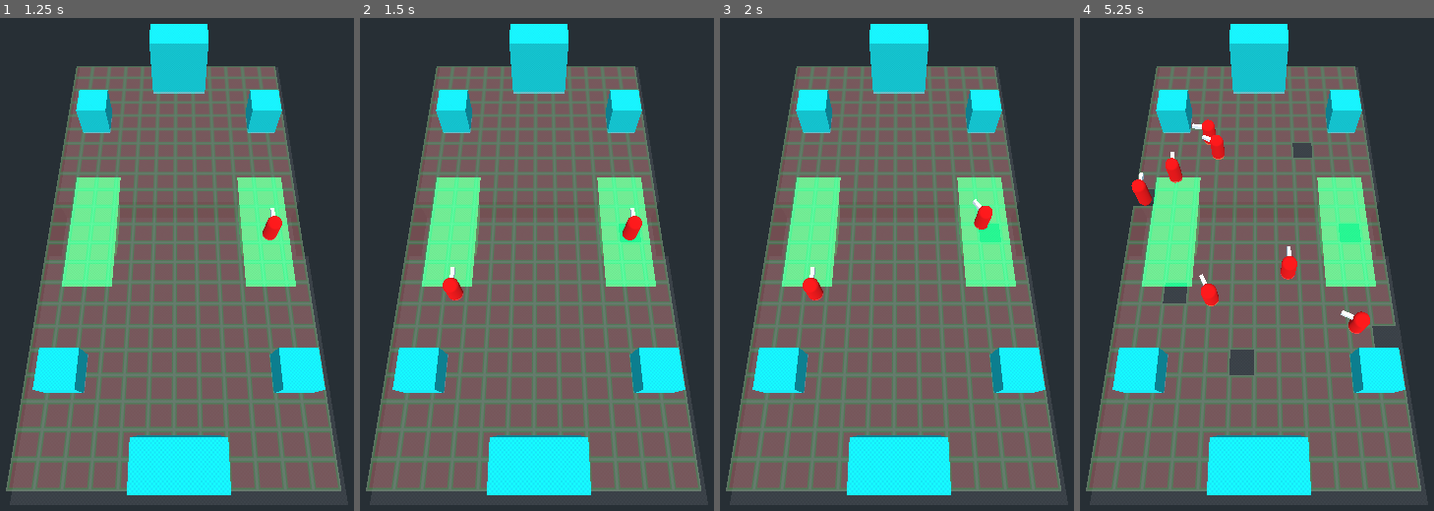
Above: before the commit, frames 1-4 (left to right).
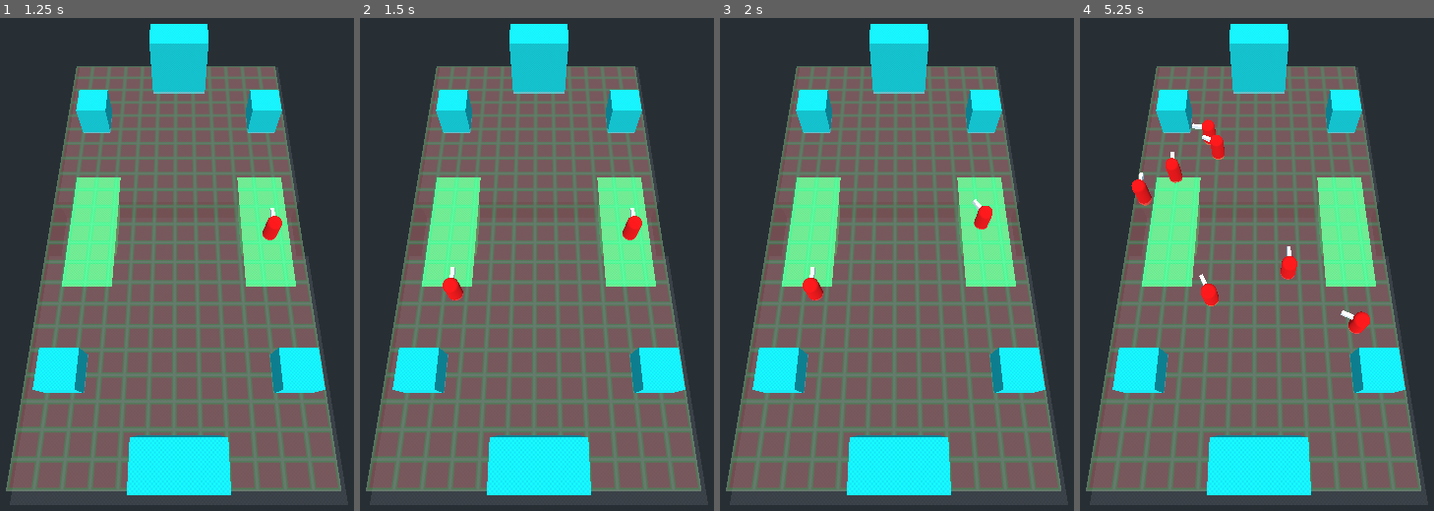
Above: after the commit, the same moments.

Repository: Inateblig/BridgeCrossers
Game: Godot game, scene res://src/scenes/Main.tscn
Same seed, same stepped clock (60 frames per second), same inputs: the game is played once before the commit and once after it. Before the commit the project has no main scene; this scene is started directly in both runs.
Inputs (mouse positions are in pixels of both pictures, inside the frame that each line leads up to):
- Up to frame 1 (1.25 s): tap Enter at 0.5 s; move the mouse to (265, 239) at 0.52 s; click (265, 239) at 0.67 s
- Up to frame 2 (1.5 s): tap Space at 1.25 s; move the mouse to (462, 294) at 1.27 s; click (462, 294) at 1.42 s
- Up to frame 3 (2 s): no input
- Up to frame 4 (5.25 s): move the mouse to (1299, 156) at 2.02 s; click (1299, 156) at 2.17 s; move the mouse to (1239, 368) at 2.77 s; click (1239, 368) at 2.92 s; move the mouse to (1377, 343) at 3.52 s; click (1377, 343) at 3.67 s; move the mouse to (1143, 190) at 4.27 s; click (1143, 190) at 4.42 s; move the mouse to (1278, 264) at 5.02 s; click (1278, 264) at 5.17 s

Frame 1 is identical in both runs. In frame 2, 0.1% of the frame differs, in the area x 73-80%, y 41-46%; in frame 3, 0.2%; in frame 4, 1.4%, in the area x 15-91%, y 25-73%.
Error before the commit: Invalid get index 'TowerHealth' (on base: 'Nil'). (res://src/scripts/TowerULPosition3D.gd:5)

Commit message:
forgot to update project.godot

Diff:
--- a/project.godot
+++ b/project.godot
@@ -11,12 +11,12 @@
 [application]
 
 config/name="Bridge Crossers"
-run/main_scene="res://scr/scenes/Main.tscn"
+run/main_scene="res://src/scenes/Main.tscn"
 config/icon="res://icon.png"
 
 [autoload]
 
-Globals="*res://scr/scripts/Globals.gd"
+Globals="*res://src/scripts/Globals.gd"
 
 [display]
 
